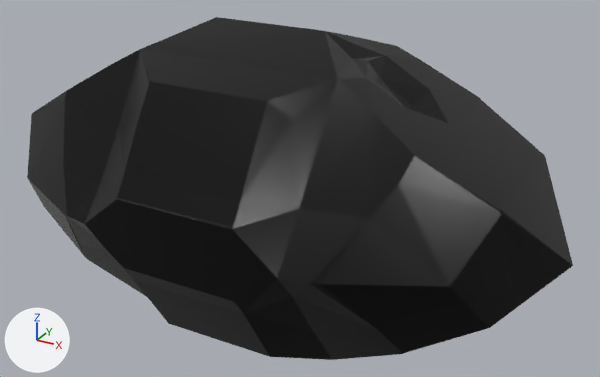
An edit to the glTF model public/glb/meteor_blue_silence_crystal_03.glb, drawn before and after from the same camera.
One viewpoint serves both versions: a camera (50 mm lens) standing at (-5.283, -15.266, 1.865) and looking at (-6.463, -13.12, 0.791). Every picture has the same lights, and +X, +Y and +Z are marked at lower left. The picture after the commit comes second.
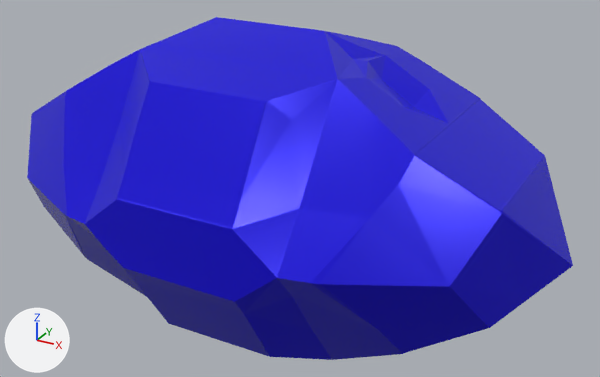
The newer file is also turned or shifted as a whole; pictures and numbers use the older file's frame.

Changed parts and their boxes [x1, y1, x2, y2] in the pictures (600 x 377 px):
```json
{"object": "Mesh1.019", "change": "recoloured", "before": [27, 17, 573, 360], "after": [27, 17, 573, 360], "on screen": "black to blue"}
```

Edits to the scene script, one JSON object a line:
```json
{"op": "add", "block": "mat_materiał_005", "code": ["mat_materiał_005 = bpy.data.materials.new('Materiał.005')", "# colours: blue #1502e7", "# uses the picture img_emisja"]}
{"block": "me_mesh1_022", "where": "me_mesh1_022.from_pydata(...)  # 213 vertices, 421 faces; spans x -0.95..0.95, y -0.52..0.52, z -0.52..0.51"}
{"op": "remove", "block": "me_mesh1_022", "code": "me_mesh1_022.materials.append(mat_materiał_002)"}
{"op": "add", "block": "me_mesh1_022", "code": "me_mesh1_022.materials.append(mat_materiał_005)"}
```
